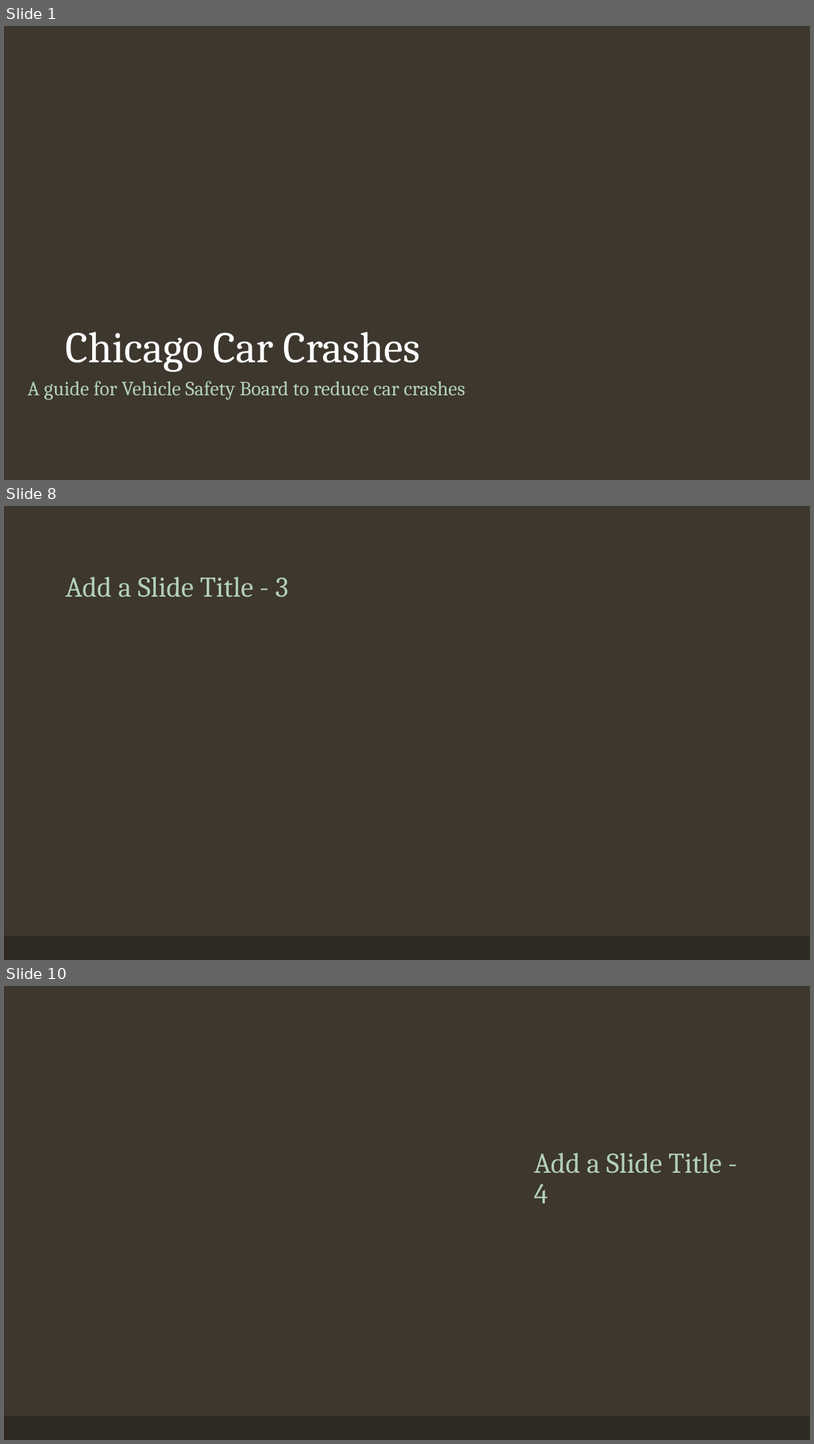
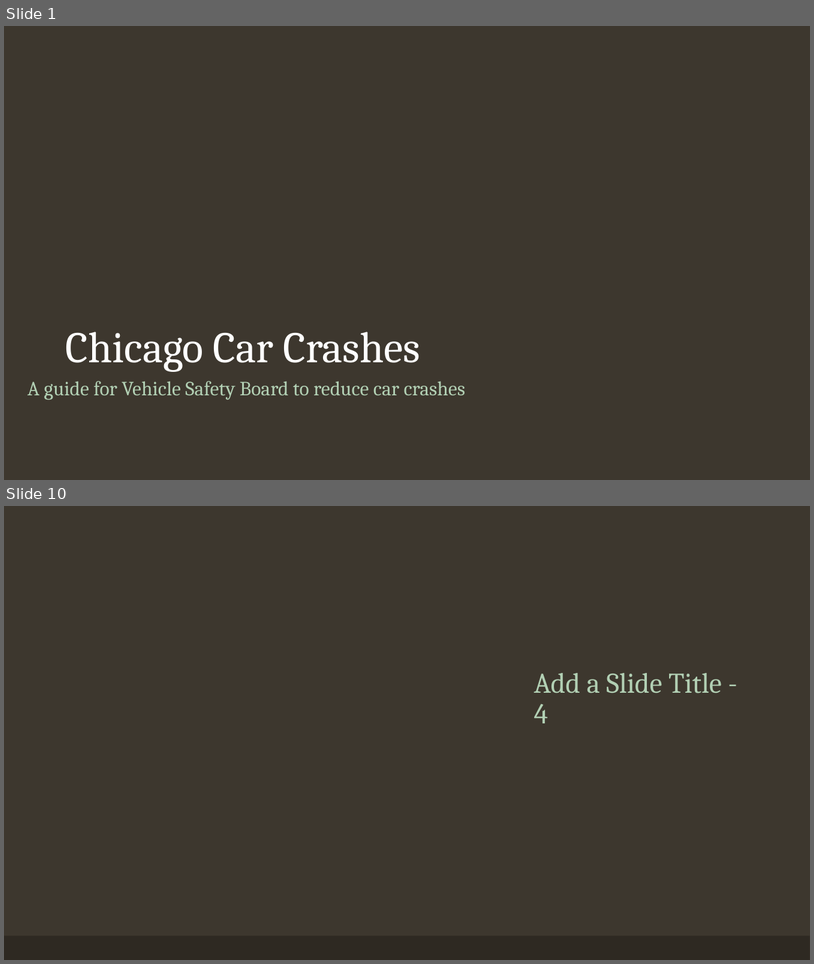
Before and after one commit to vinayakmodgil/Car-crash-prediction-in-Chicago, a slide deck: chicago.pptm. Shown one above the other, each under a label of ours: slides 1, 8 and 10 before the commit, slides 1 and 10 after it; the slides between them are not shown. The pictures are 814x1444 and 814x964 pixels, drawn with LibreOffice and Linux fonts; fonts in the diff are those of the drawing; background and template pictures are left out. Boxes give left, top, right and bottom in pixels: in the first picture for what was removed or moved away, otherwise in the second. Text is boxed around its words. In the diff, an @@ line names an element or a change of style, - is before the commit and + after.

```diff
--- a/chicago.pptm
+++ b/chicago.pptm
@@ slide 8 removed at [4,506,810,960], background #3D372E; not listed: 1 template element that a slide beside it also shows @@
@@ title removed at [65,577,288,597] @@
-Add a Slide Title - 3
```
Also in this commit, not shown: 1 slide changed, 7 slides added, 6 other slides removed, 1 other file.
